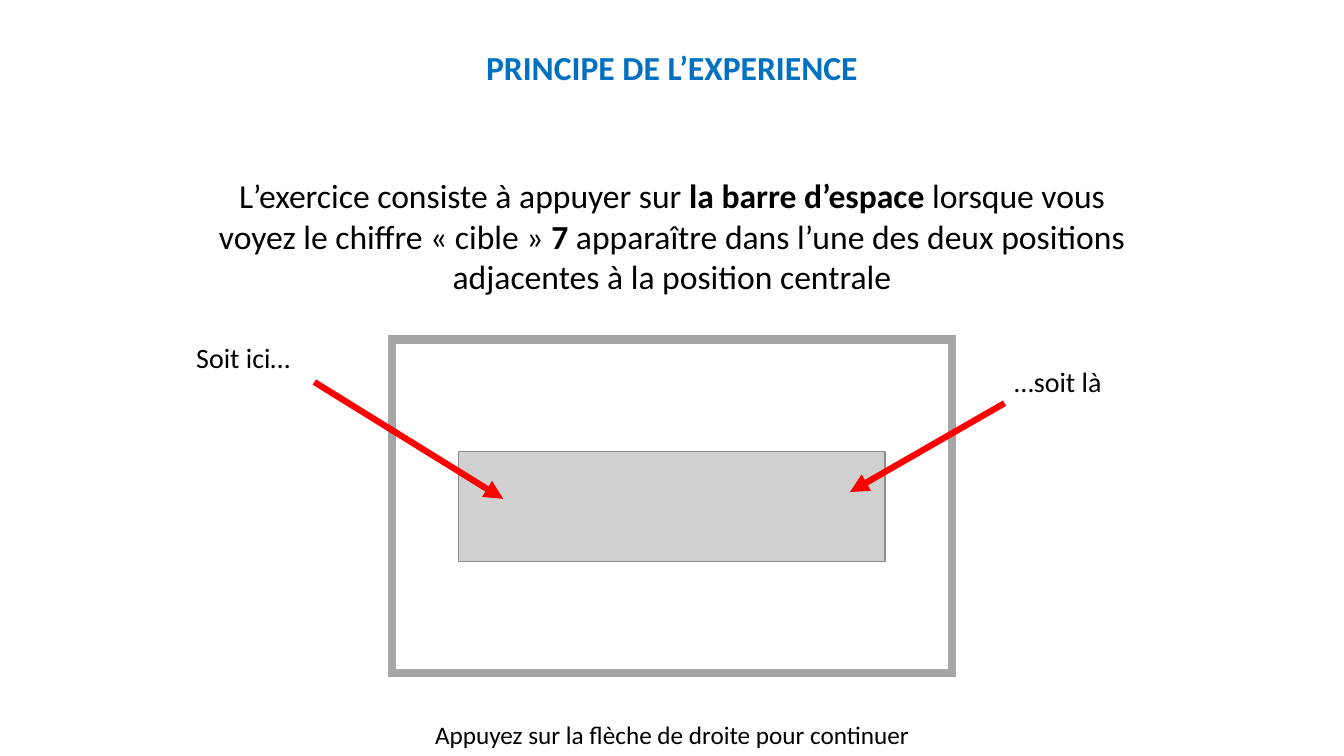
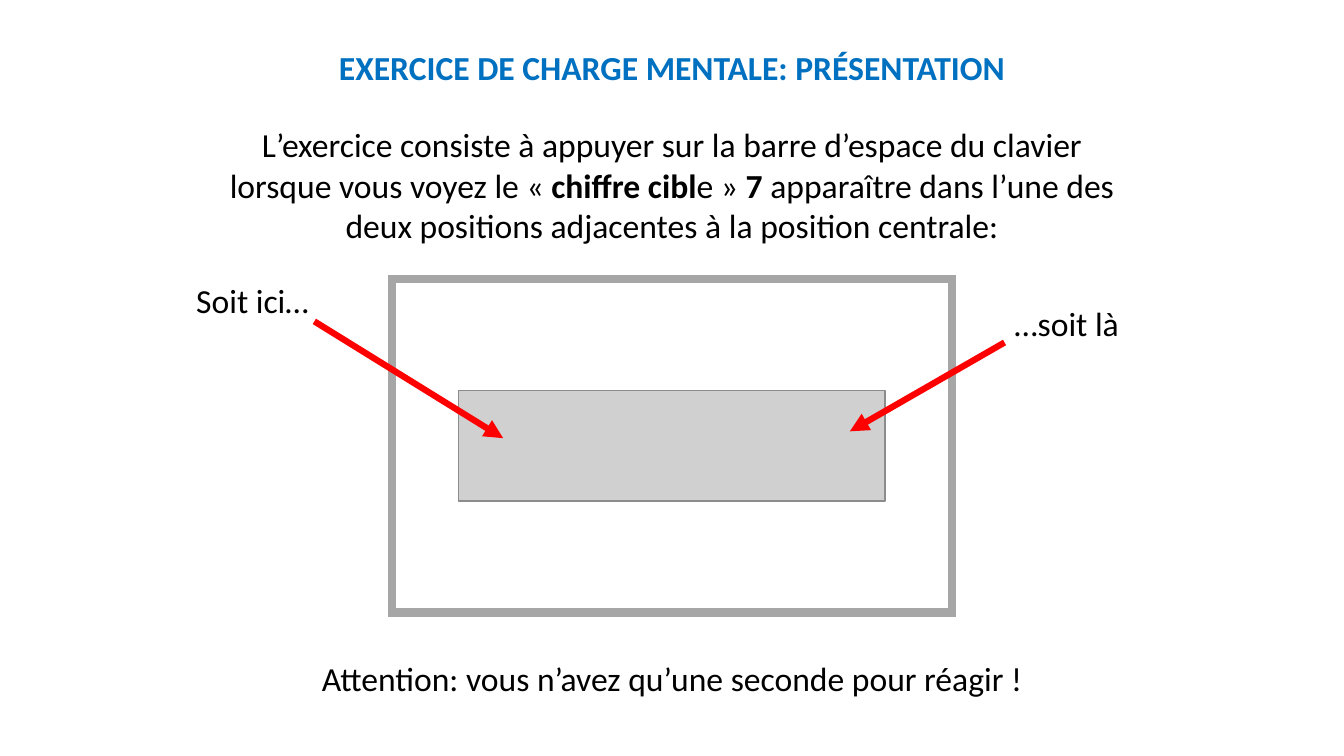
Before and after one commit to MBB-team/Online_Testing, a slide deck: slide 4 of src/EngMain/Stimuli/Instructions.pptx (slide 7 before the commit). Drawn at 1344x756 pixels with LibreOffice and Linux fonts; fonts in the diff are those of the drawing; grey boxes stand for pictures. Boxes give left, top, right and bottom in pixels: in the first picture for what was removed or moved away, otherwise in the second. Text is boxed around its words. In the diff, an @@ line names an element or a change of style, - is before the commit and + after.

```diff
--- a/src/EngMain/Stimuli/Instructions.pptx
+++ b/src/EngMain/Stimuli/Instructions.pptx
@@ text added at bbox=[339, 53, 1004, 81], 24 pt, text #0070C0, bold @@
+EXERCICE DE CHARGE MENTALE: PRÉSENTATION
@@ text removed at bbox=[486, 55, 858, 81] @@
-PRINCIPE DE L’EXPERIENCE
@@ text at bbox=[230, 133, 1113, 244]: text changed @@
-L’exercice consiste à appuyer sur la barre d’espace lorsque vous voyez le chiffre « cible » 7 apparaître dans l’une des deux positions adjacentes à la position centrale
+L’exercice consiste à appuyer sur la barre d’espace du clavier lorsque vous voyez le « chiffre cible » 7 apparaître dans l’une des deux positions adjacentes à la position centrale:
@@ text "Soit ici…" at bbox=[196, 290, 309, 314]: size 20 to 24 pt @@
@@ text "Soit ici…": place and size @@
-text "Soit ici…" at bbox=[196, 348, 290, 369]
+text "Soit ici…" at bbox=[196, 290, 309, 314]
@@ text "…soit là": place and size @@
-text "…soit là" at bbox=[1014, 372, 1102, 393]
+text "…soit là" at bbox=[1014, 312, 1119, 337]
@@ text "…soit là" at bbox=[1014, 312, 1119, 337]: size 20 to 24 pt @@
@@ 2 arrows, 1 picture, 1 rectangle: place and size @@
-2 arrows, 1 picture, 1 rectangle at bbox=[315, 340, 1005, 674]
+2 arrows, 1 picture, 1 rectangle at bbox=[315, 279, 1005, 613]
@@ text added at bbox=[322, 667, 1003, 697], 24 pt, text #000000 @@
+Attention: vous n’avez qu’une seconde pour réagir !
@@ text removed at bbox=[435, 726, 909, 748] @@
-Appuyez sur la flèche de droite pour continuer
```
Also in this commit, not shown: 8 other slides changed, 8 slides added, 13 slides removed.
